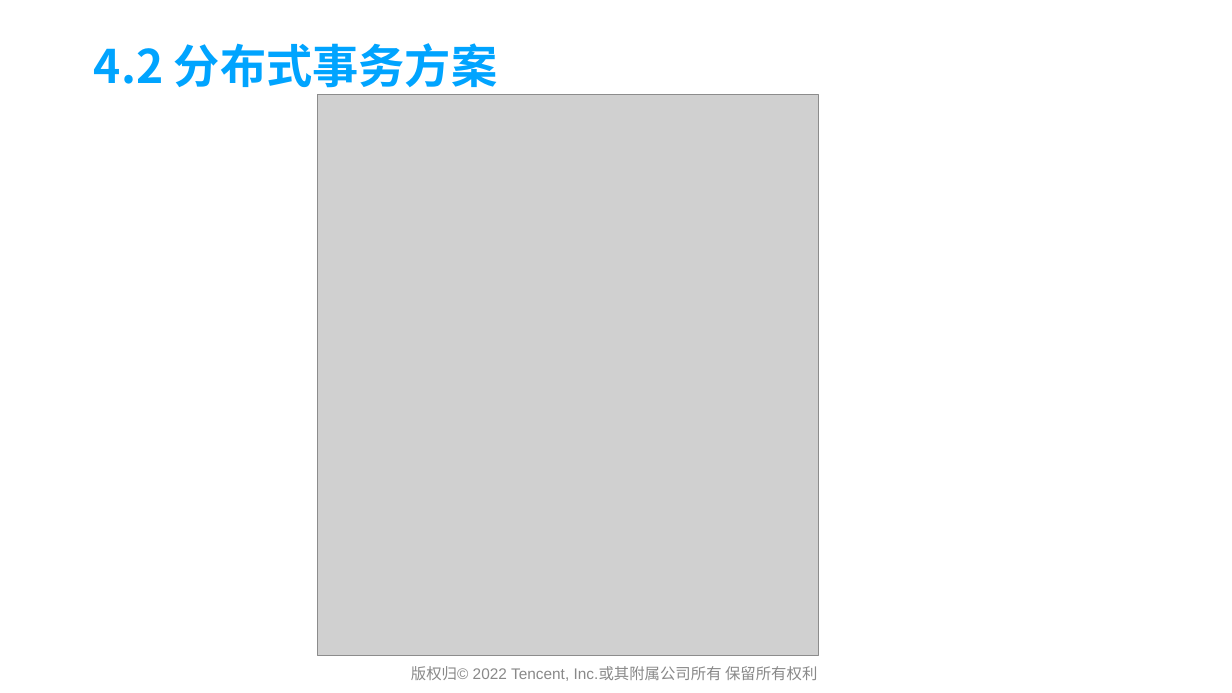
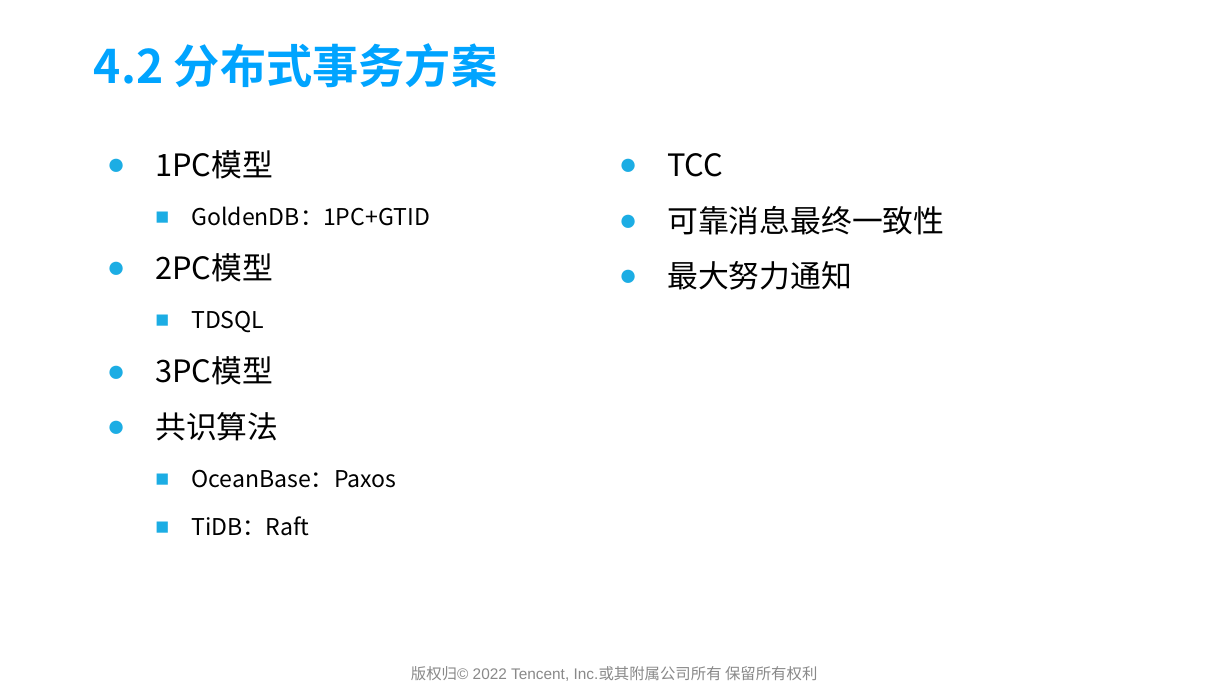
Before and after one commit to yedushusheng/mysql-learning, a slide deck: slide 21 of 28. OLTP/GoldenDB产品简介及架构解析.pptx. Drawn at 1232x693 pixels with LibreOffice and Linux fonts; fonts in the diff are those of the drawing; grey boxes stand for pictures; background and template pictures are left out. Boxes give left, top, right and bottom in pixels: in the first picture for what was removed or moved away, otherwise in the second. Text is boxed around its words. In the diff, an @@ line names an element or a change of style, - is before the commit and + after.

```diff
--- a/28. OLTP/GoldenDB产品简介及架构解析.pptx
+++ b/28. OLTP/GoldenDB产品简介及架构解析.pptx
@@ picture removed at (318,95,819,655) @@
@@ text added at (155,150,430,536), 18 pt, text #000000 @@
+● 1PC模型
+  ■ GoldenDB：1PC+GTID
+● 2PC模型
+  ■ TDSQL
+● 3PC模型
+● 共识算法
+  ■ OceanBase：Paxos
+  ■ TiDB：Raft
@@ text added at (667,153,944,290), 24 pt, text #000000 @@
+● TCC
+● 可靠消息最终一致性
+● 最大努力通知
```
Also in this commit, not shown: 3 other slides changed, 2 slides added.
